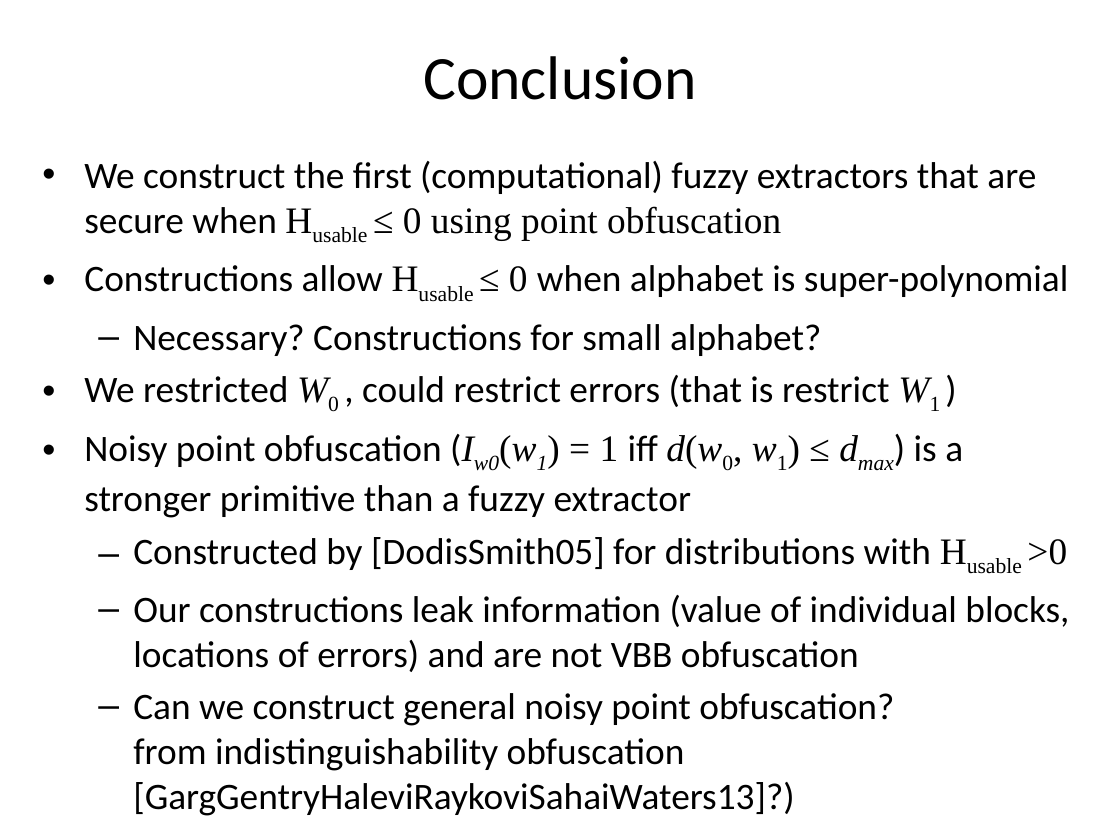
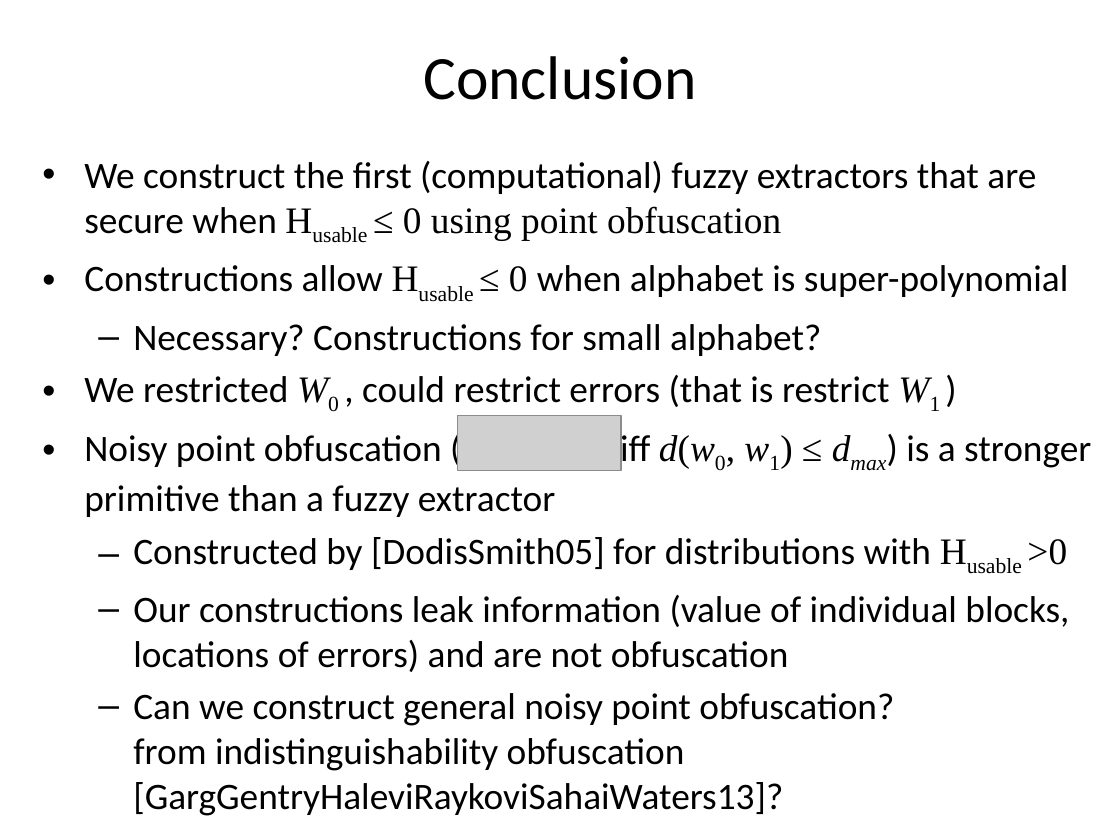
Before and after one commit to xianruimeng/comp-fuzzy-ext, a slide deck: slide 44 of constantRate/KeyDerivationWithNegativeUsable.pptx. Drawn at 1120x840 pixels with LibreOffice and Linux fonts; fonts in the diff are those of the drawing; grey boxes stand for pictures. Boxes give left, top, right and bottom in pixels: in the first picture for what was removed or moved away, otherwise in the second. Text is boxed around its words. In the diff, an @@ line names an element or a change of style, - is before the commit and + after.

```diff
--- a/constantRate/KeyDerivationWithNegativeUsable.pptx
+++ b/constantRate/KeyDerivationWithNegativeUsable.pptx
@@ picture added at bbox=[458, 416, 622, 472] @@
@@ text at bbox=[84, 435, 555, 517]: text changed @@
-• Noisy point obfuscation (Iw0(w1) = 1 iff d(w0, w1) ≤ dmax) is a stronger primitive than a fuzzy extractor
+• Noisy point obfuscation ( iff d(w0, w1) ≤ dmax) is a stronger primitive than a fuzzy extractor
@@ text at bbox=[133, 595, 1069, 816]: text changed @@
-  – Our constructions leak information (value of individual blocks, locations of errors) and are not VBB obfuscation
-  – Can we construct general noisy point obfuscation?
-    from indistinguishability obfuscation [GargGentryHaleviRaykoviSahaiWaters13]?)
+  – Our constructions leak information (value of individual blocks, locations of errors) and are not obfuscation
+  – Can we construct general noisy point obfuscation?
+    from indistinguishability obfuscation [GargGentryHaleviRaykoviSahaiWaters13]?
```
Also in this commit, not shown: 36 other slides changed.
